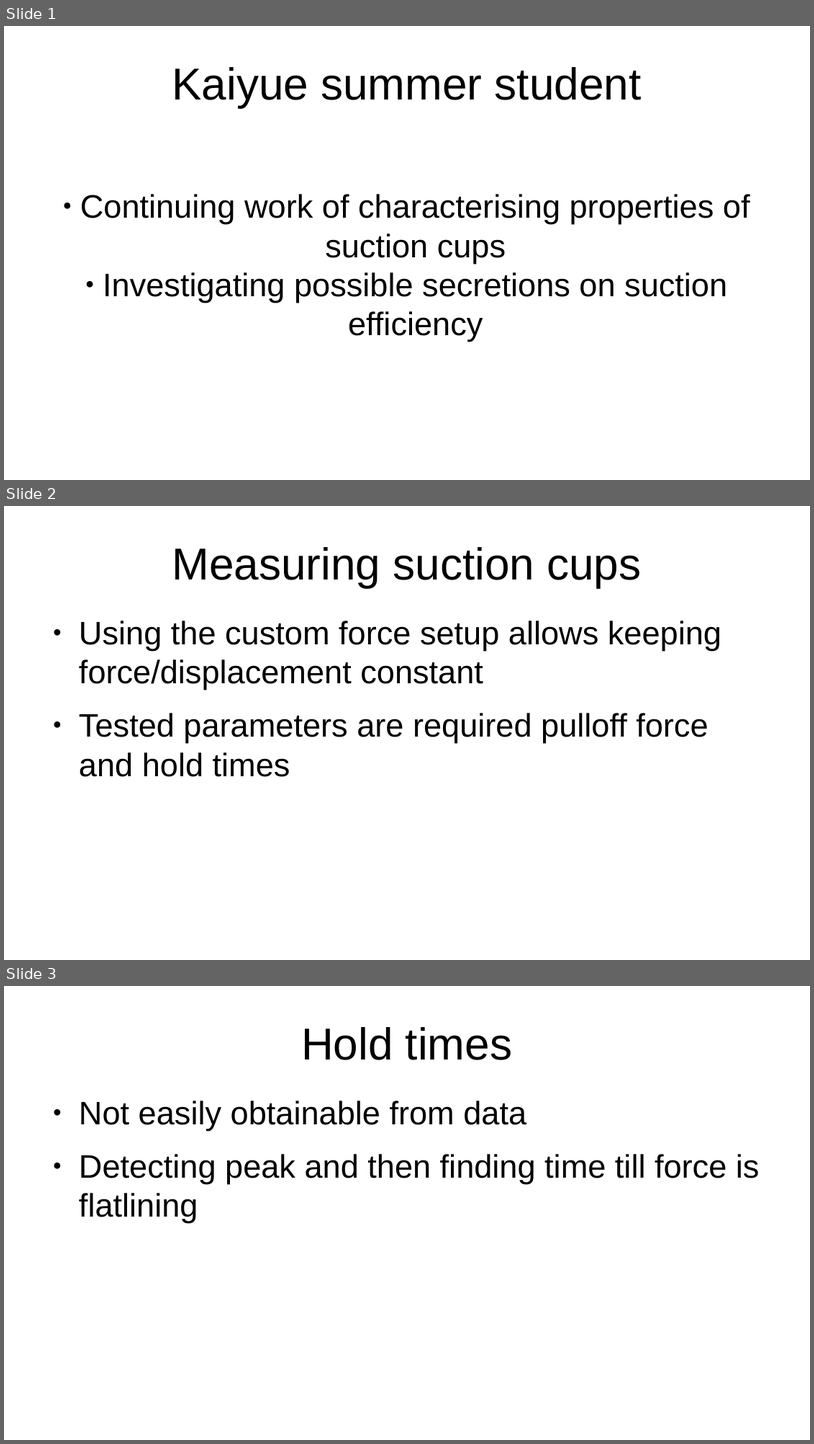
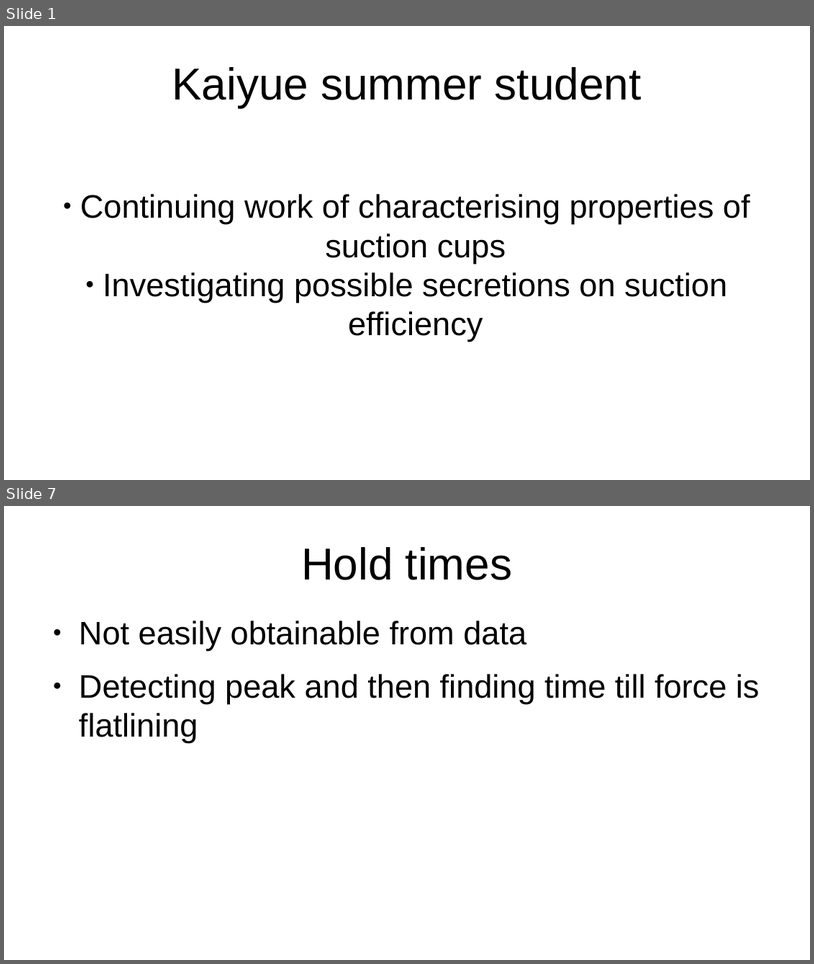
Before and after one commit to bananaturtlesandwich/beetle, a slide deck: presentation.odp. Shown one above the other, each under a label of ours: slides 1, 2 and 3 before the commit, slides 1 and 7 after it; the slides between them are not shown. The pictures are 814x1444 and 814x964 pixels, drawn with LibreOffice and Linux fonts; fonts in the diff are those of the drawing. Boxes give left, top, right and bottom in pixels: in the first picture for what was removed or moved away, otherwise in the second. Text is boxed around its words. In the diff, an @@ line names an element or a change of style, - is before the commit and + after.

```diff
--- a/presentation.odp
+++ b/presentation.odp
@@ slide 2 removed at [4,506,810,960], background #FFFFFF @@
@@ title removed at [172,547,641,587] @@
-Measuring suction cups
@@ text removed at [79,620,722,777] @@
-● Using the custom force setup allows keeping force/displacement constant
-● Tested parameters are required pulloff force and hold times
@@ what was slide 3 is now slide 7 @@
```
Also in this commit, not shown: 5 slides added, 6 other files.
